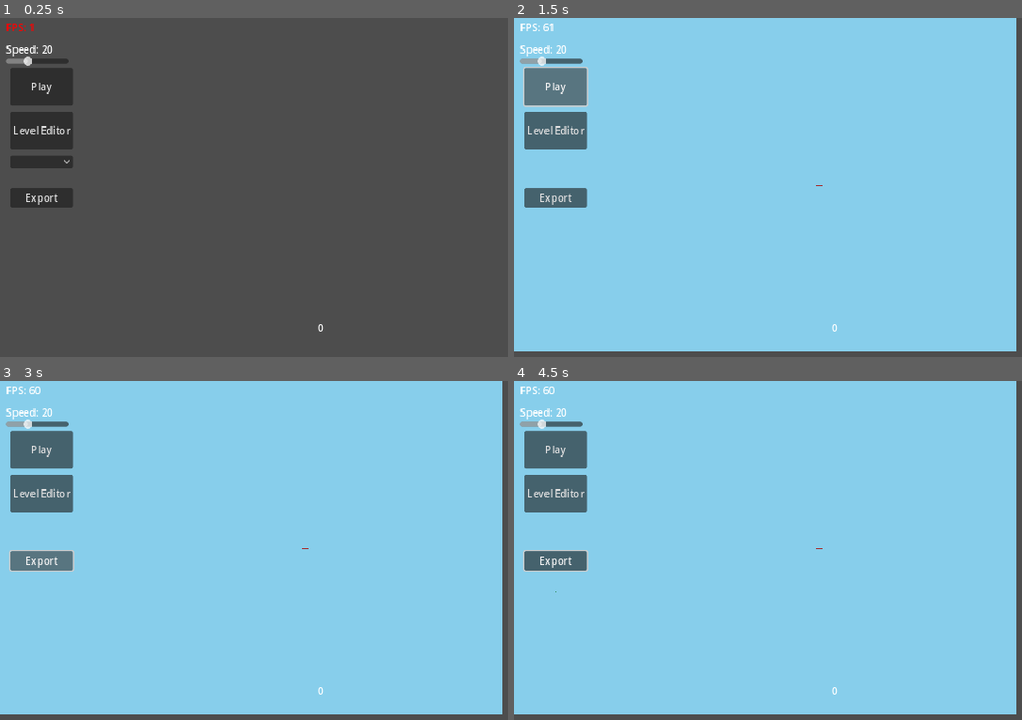
Above: before the commit, frames 1-4 (two rows, left to right).
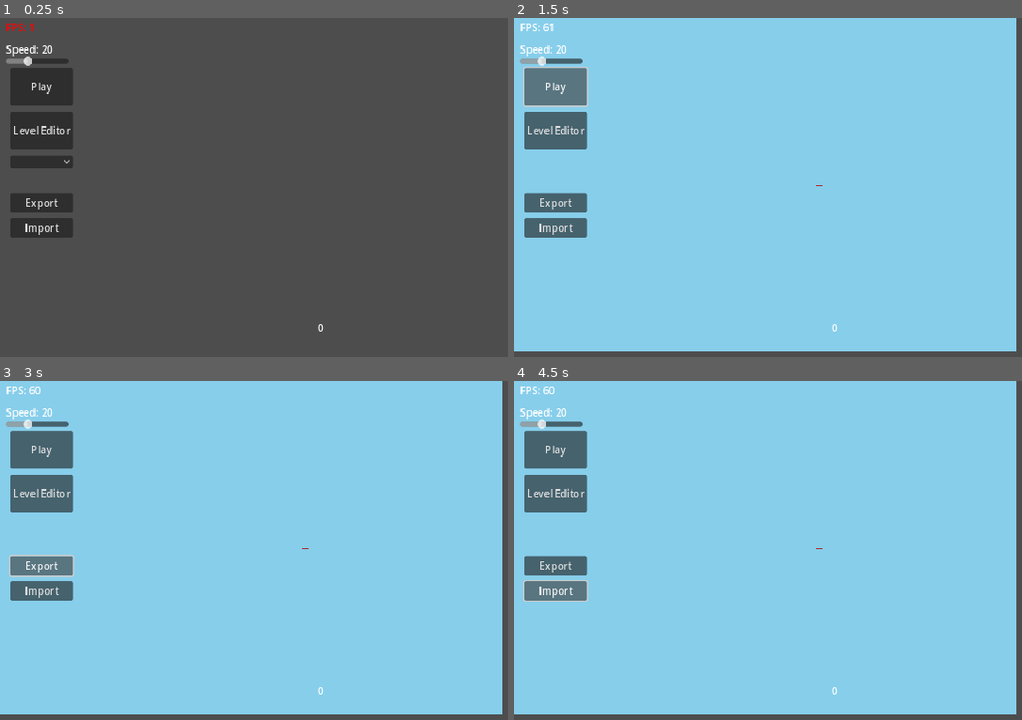
Above: after the commit, the same moments.

Repository: evhpwd/Feed-the-Dragons
Game: Godot game, scene res://Main.tscn
Same seed, same stepped clock (60 frames per second), same inputs: the game is played once before the commit and once after it.
Inputs (mouse positions are in pixels of both pictures, inside the frame that each line leads up to):
- Up to frame 1 (0.25 s): no input
- Up to frame 2 (1.5 s): click (554, 228) at 0.5 s, where only the run after the commit has a clickable "Import"; click "Play" at 1.25 s
- Up to frame 3 (3 s): click "Play" at 2 s; click "Export" at 2.75 s
- Up to frame 4 (4.5 s): click "Export" at 3.5 s; click (554, 591) at 4.25 s, where only the run after the commit has a clickable "Import"

The runs differ from the first frame. In frame 1, 1.1% of the frame differs, in the area x 2-15%, y 50-65%; in frame 2, 1.2%; in frame 3, 1.3%; in frame 4, 1.4%, in the area x 1-15%, y 49-66%.

Commit message:
Add level importing

Diff:
--- a/HUD.gd
+++ b/HUD.gd
@@ -4,6 +4,7 @@
 signal start_editor
 signal brush_selected(index)
 signal export_clicked
+signal import_clicked
 
 func _ready():
 	pass
@@ -22,3 +23,6 @@
 
 func _on_export_button_pressed():
 	export_clicked.emit()
+
+func _on_import_button_pressed():
+	import_clicked.emit()
--- a/HUD.tscn
+++ b/HUD.tscn
@@ -68,9 +68,9 @@
 
 [node name="ExportButton" type="Button" parent="."]
 offset_left = 15.0
-offset_top = 272.0
+offset_top = 280.0
 offset_right = 115.0
-offset_bottom = 303.0
+offset_bottom = 311.0
 text = "Export"
 
 [node name="FileDialog" type="FileDialog" parent="."]
@@ -81,8 +81,16 @@
 filters = PackedStringArray("*.json; JSON Files")
 use_native_dialog = true
 
+[node name="ImportButton" type="Button" parent="."]
+offset_left = 15.0
+offset_top = 320.0
+offset_right = 115.0
+offset_bottom = 351.0
+text = "Import"
+
 [connection signal="pressed" from="PlayButton" to="." method="_on_play_button_pressed"]
 [connection signal="pressed" from="EditorButton" to="." method="_on_editor_button_pressed"]
 [connection signal="value_changed" from="SpeedSlider/HSlider" to="SpeedSlider" method="_on_slider_change"]
 [connection signal="item_selected" from="BrushChoice" to="." method="_on_brush_choice_item_selected"]
 [connection signal="pressed" from="ExportButton" to="." method="_on_export_button_pressed"]
+[connection signal="pressed" from="ImportButton" to="." method="_on_import_button_pressed"]
--- a/Main.gd
+++ b/Main.gd
@@ -48,9 +48,8 @@
 			var cell := grid[row * SIM_WIDTH + col]
 			if cell == Simulation.CellType.AIR: continue
 			if not blocktypes.has(cell): blocktypes[cell] = []
-			blocktypes[cell].append(Vector2i(col, row))
+			blocktypes[cell].append([col, row])
 	var level := {
-		"emitter": Vector2i(int(float(SIM_WIDTH) / 2.0), int(float(SIM_HEIGHT) * 0.2)),
 		"blocks": blocktypes,
 	}
 	return JSON.stringify(level)
@@ -58,9 +57,22 @@
 func _on_hud_export_clicked():
 	var level := grid_to_json(sim.grid)
 	var dialog := $HUD/FileDialog
+	dialog.file_mode = FileDialog.FILE_MODE_SAVE_FILE
 	dialog.file_selected.connect(
 		func(path: String):
 			var file := FileAccess.open(path, FileAccess.WRITE)
 			file.store_line(level)
 	)
 	dialog.popup_centered()
+
+
+
+func _on_hud_import_clicked():
+	var dialog := $HUD/FileDialog
+	dialog.file_mode = FileDialog.FILE_MODE_OPEN_FILE
+	dialog.file_selected.connect(
+		func(path: String):
+			var file := FileAccess.open(path, FileAccess.READ)
+			sim.load_level(JSON.parse_string(file.get_as_text()))
+	)
+	dialog.popup_centered()
--- a/Main.tscn
+++ b/Main.tscn
@@ -10,5 +10,6 @@
 
 [connection signal="brush_selected" from="HUD" to="." method="_on_hud_brush_selected"]
 [connection signal="export_clicked" from="HUD" to="." method="_on_hud_export_clicked"]
+[connection signal="import_clicked" from="HUD" to="." method="_on_hud_import_clicked"]
 [connection signal="start_editor" from="HUD" to="." method="_on_hud_start_editor"]
 [connection signal="start_game" from="HUD" to="." method="_on_hud_start_game"]
--- a/Simulation.gd
+++ b/Simulation.gd
@@ -66,8 +66,9 @@
 	cell_colors[CellType.EMITTER] = null
 	grid.resize(width * height)
 	grid.fill(CellType.AIR)
-	for cell_type: CellType in level.get("blocks", {}):
-		for pos: Array in level["blocks"][cell_type]:
+	for cell_type_s in level.get("blocks", {}):
+		var cell_type: CellType = int(cell_type_s)
+		for pos: Array in level["blocks"][cell_type_s]:
 			grid[pos[1] * width + pos[0]] = cell_type
 
 func load_editor():
